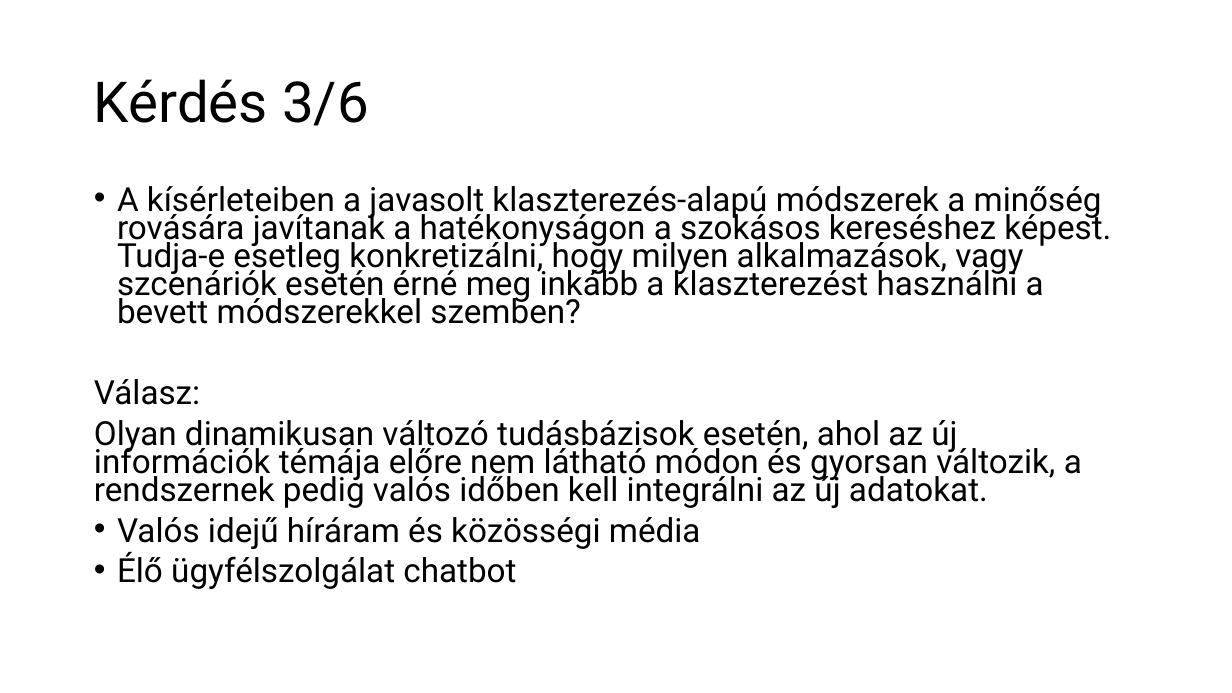
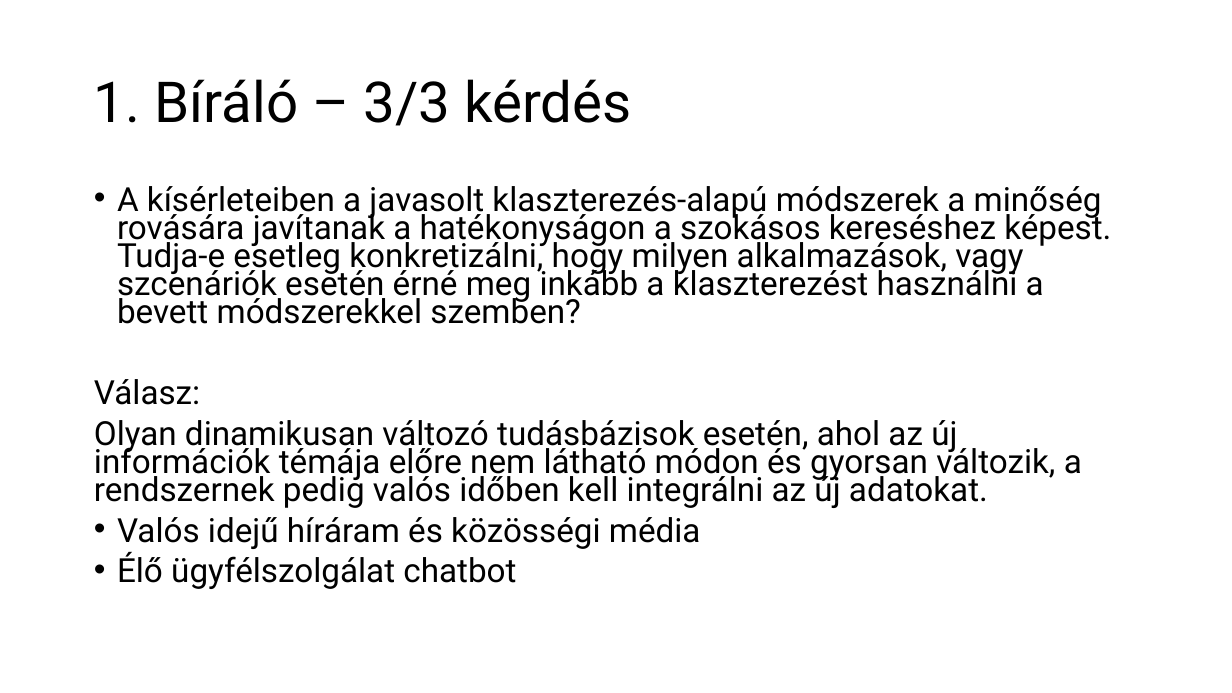
Before and after one commit to czotterbenedek/rag-onlineclustering-optimization, a slide deck: slide 27 of tdk/CzotterBenedek_TDK_javitott_2.0.pptx. Drawn at 1232x693 pixels with LibreOffice and Linux fonts; fonts in the diff are those of the drawing. Boxes give left, top, right and bottom in pixels: in the first picture for what was removed or moved away, otherwise in the second. Text is boxed around its words. In the diff, an @@ line names an element or a change of style, - is before the commit and + after.

```diff
--- a/tdk/CzotterBenedek_TDK_javitott_2.0.pptx
+++ b/tdk/CzotterBenedek_TDK_javitott_2.0.pptx
@@ title at <box>94,79,632,126</box>: text changed @@
-Kérdés 3/6
+1. Bíráló – 3/3 kérdés
```
Also in this commit, not shown: 28 other slides changed, 3 slides removed.
